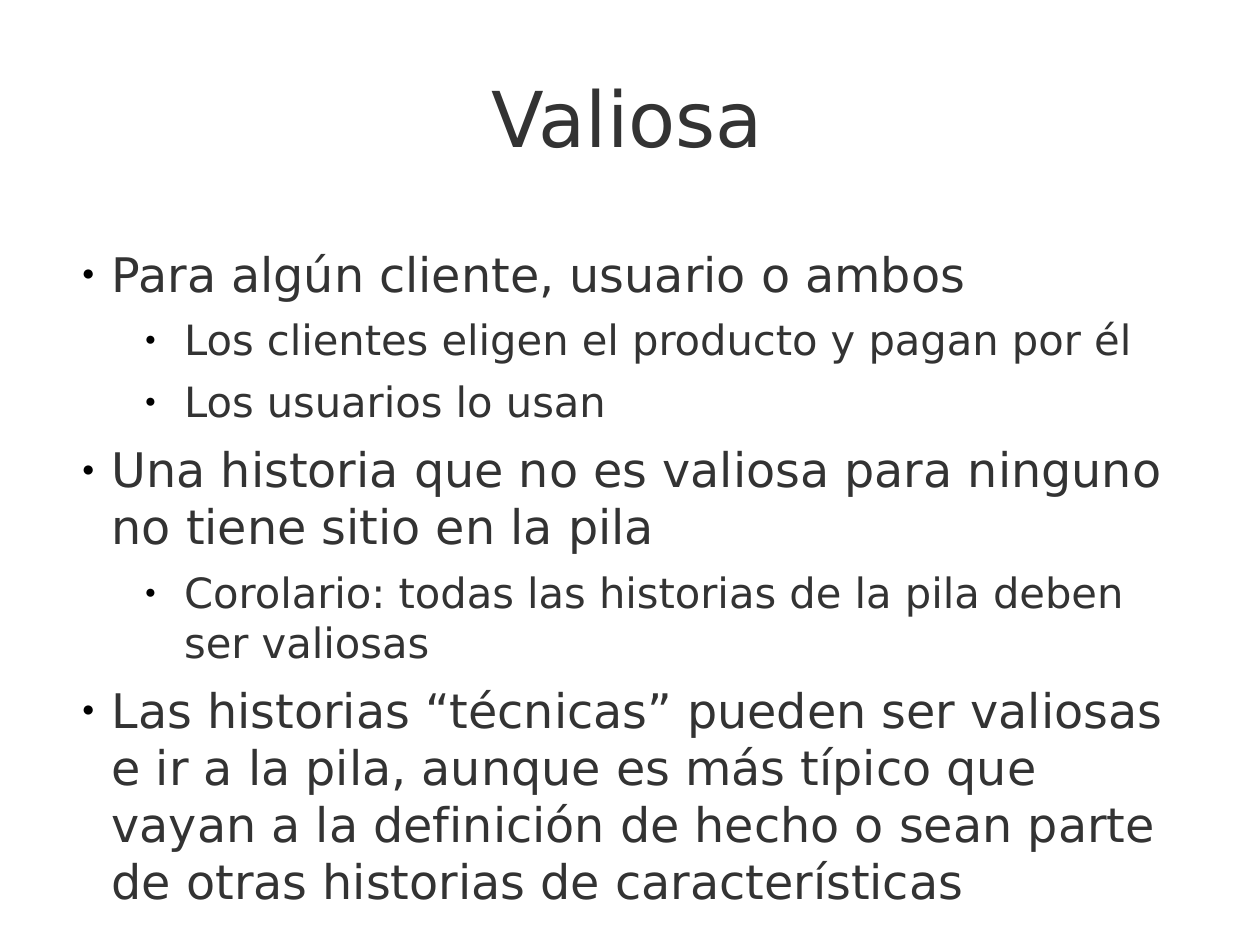
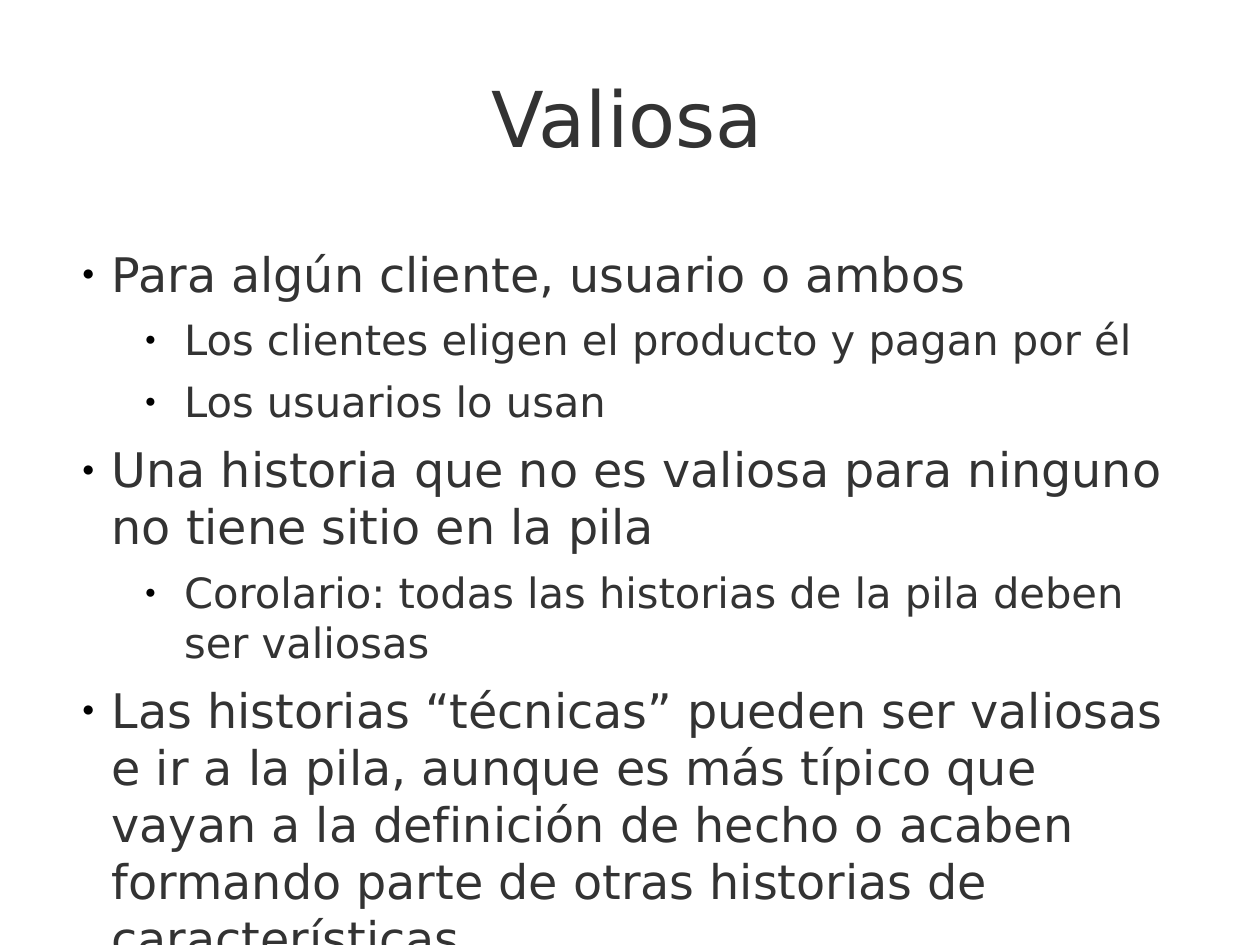
Before and after one commit to UNIZAR-30248-GeProSoft/scrum-slides, a slide deck: slide 25 of 7i_GPS-S04-Scrum-RequisitosHistoriasUsuario.odp. Drawn at 1260x945 pixels with LibreOffice and Linux fonts; fonts in the diff are those of the drawing; background and template pictures are left out. Boxes give left, top, right and bottom in pixels: in the first picture for what was removed or moved away, otherwise in the second. Text is boxed around its words. In the diff, an @@ line names an element or a change of style, - is before the commit and + after.

```diff
--- a/7i_GPS-S04-Scrum-RequisitosHistoriasUsuario.odp
+++ b/7i_GPS-S04-Scrum-RequisitosHistoriasUsuario.odp
@@ text at <box>112,690,1163,909</box>: text changed @@
-● Las historias “técnicas” pueden ser valiosas e ir a la pila, aunque es más típico que vayan a la definición de hecho o sean parte de otras historias de características
+● Las historias “técnicas” pueden ser valiosas e ir a la pila, aunque es más típico que vayan a la definición de hecho o acaben formando parte de otras historias de características
@@ text at <box>100,893,769,909</box>: text changed @@
-Salvo que se indique lo contrario, este trabajo es © 2017 Rubén Béjar http://www.rubenbejar.com
+Salvo que se indique lo contrario, este trabajo es © 2018 Rubén Béjar http://www.rubenbejar.com
```
Also in this commit, not shown: 50 other slides changed, 1 other file.
